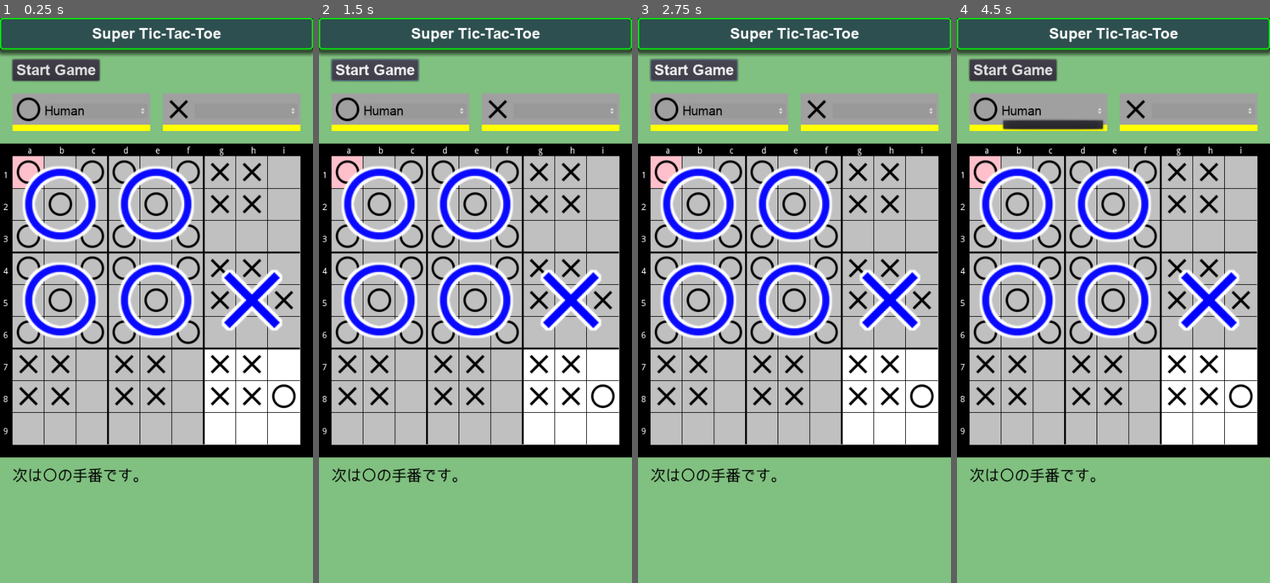
Above: before the commit, frames 1-4 (left to right).
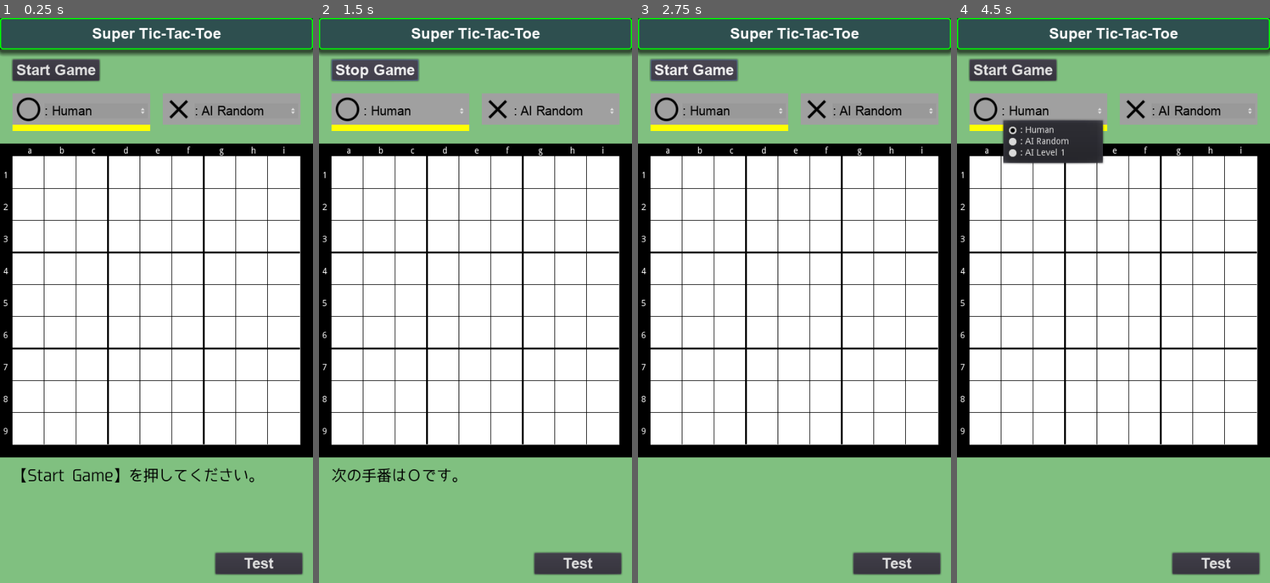
Above: after the commit, the same moments.

Repository: vivisuke/SuperTicTacToe
Game: Godot game, scene res://MainScene.tscn
The game is run twice, just before and just after one commit, with the same random seed, the same clock (stepped at 60 frames per second) and the same inputs.
Inputs (mouse positions are in pixels of both pictures, inside the frame that each line leads up to):
- Up to frame 1 (0.25 s): no input
- Up to frame 2 (1.5 s): click (578, 566) at 0.5 s, where only the run after the commit has a clickable "Test"; click "Start Game" at 1.25 s
- Up to frame 3 (2.75 s): click "Start Game" (after the commit: "Stop Game") at 2 s
- Up to frame 4 (4.5 s): click (1054, 108) at 2.75 s, where only the run before the commit has a clickable "Human"; click "Ｖ" at 3.5 s; click (1054, 108) at 4.25 s, where only the run after the commit has a clickable ": Human"

The runs differ from the first frame. In frame 1, 41% of the frame differs, in the area x 4-97%, y 15-99%; in frame 2, 41%; in frame 3, 40%; in frame 4, 42%.
Error before the commit: Parse Error: Too few arguments for "update_next_board()" call. Expected at least 2. (res://scripts/MainScene.gd:99)

Commit message:
0056 ◎ C 01/05 01/09 0.001│ToDo│Board > ランダムプレイアウト：勝敗引き分け判定

Diff:
--- a/SuperTicTacToe/MainScene.tscn
+++ b/SuperTicTacToe/MainScene.tscn
@@ -217,6 +217,14 @@
 custom_fonts/font = SubResource( 6 )
 text = "Start Game"
 
+[node name="TestButton" type="Button" parent="."]
+margin_left = 344.0
+margin_top = 852.0
+margin_right = 483.0
+margin_bottom = 886.0
+custom_fonts/font = SubResource( 6 )
+text = "Test"
+
 [node name="MaruPlayer" type="ColorRect" parent="."]
 margin_left = 20.0
 margin_top = 120.0
@@ -328,5 +336,6 @@
 custom_styles/normal = SubResource( 10 )
 
 [connection signal="pressed" from="StartStopButton" to="." method="_on_StartStopButton_pressed"]
+[connection signal="pressed" from="TestButton" to="." method="_on_TestButton_pressed"]
 [connection signal="item_selected" from="MaruPlayer/OptionButton" to="." method="_on_MaruOptionButton_item_selected"]
 [connection signal="item_selected" from="BatsuPlayer/OptionButton" to="." method="_on_BatsuOptionButton_item_selected"]
--- a/SuperTicTacToe/scripts/MainScene.gd
+++ b/SuperTicTacToe/scripts/MainScene.gd
@@ -43,13 +43,22 @@
 }
 class Board:
 	var n_put = 0				# 着手数
+	var is_game_over			# 終局状態か？
+	var winner					# 勝者
+	var next_board = -1			# 着手可能ローカルボード [0, 9)、-1 for 全ローカルボードに着手可能
+	var next_color
+	var l_board
+	var g_board
 	var n_put_local = []		# 各ローカルボードの着手数
 	var three_lined_up = []		# 各ローカルボード：三目並んだか？
-	var next_board = -1			# 着手可能ローカルボード [0, 9)、-1 for 全ローカルボードに着手可能
-	var l_board
-	var g_board
+	var rng = RandomNumberGenerator.new()
 	func _init():
+		rng.randomize()		# Setups a time-based seed
+		#rng.seed = 0			# 固定乱数系列
 		n_put = 0
+		is_game_over = false
+		winner = -1
+		next_color = MARU
 		n_put_local = [0, 0, 0, 0, 0, 0, 0, 0, 0]
 		three_lined_up = [false, false, false, false, false, false, false, false, false]
 		next_board = -1
@@ -73,6 +82,13 @@
 			for x in range(N_HORZ/3):
 				txt += ".XO"[g_board[x + y*(N_HORZ/3)]+1]
 			txt += "\n"
+		txt += "\n"
+		if is_game_over:
+			if winner == MARU: txt += "O won.\n"
+			elif winner == BATSU: txt += "X won.\n"
+			else: txt += "draw.\n"
+		else:
+			txt += "next turn color: %s\n" % ("O" if next_color == MARU else "X")
 		print(txt)
 	func is_empty(x : int, y : int):			# ローカルボード内のセル状態取得
 		return l_board[x + y*N_HORZ] == EMPTY
@@ -96,7 +112,14 @@
 		if !three_lined_up[ix] && is_three_stones(x, y):	# 三目並んだ→グローバルボード更新
 			g_board[ix] = col
 			three_lined_up[ix] = true
-		update_next_board()					# next_board 設定
+			if is_three_stones_global(gx, gy):
+				is_game_over = true
+				winner = col
+		if !is_game_over && n_put == N_HORZ*N_VERT:
+			is_game_over = true
+		update_next_board(x, y)					# next_board 設定
+	func change_turn():				# 手番交代
+		next_color = (MARU + BATSU) - next_color
 	func is_three_stones(x : int, y : int):		# 三目並んだか？
 		var x3 : int = x % 3
 		var x0 : int = x - x3		# ローカルボード内左端座標
@@ -159,18 +182,19 @@
 #var next_logical_board = [-1, -1]	# 着手可能ロジカルボード
 var next_board = -1				# [0, 9): 着手可能ロジカルボード、-1 for すべてのボードに着手可能
 var pressedPos = Vector2(0, 0)
+var g_bd
 var rng = RandomNumberGenerator.new()
 
 func _ready():
 	print(Time.get_ticks_usec())
 	#
-	var bd = Board.new()
+	g_bd = Board.new()
 	#print(bd.l_board)
 	#print(bd.g_board)
-	bd.put(0, 0, MARU)
-	bd.put(1, 1, MARU)
-	bd.put(2, 2, MARU)
-	bd.print()
+	#bd.put(0, 0, MARU)
+	#bd.put(1, 1, MARU)
+	#bd.put(2, 2, MARU)
+	g_bd.print()
 	#
 	BOARD_ORG_X = $Board/TileMapLocal.global_position.x
 	BOARD_ORG_Y = $Board/TileMapLocal.global_position.y
@@ -329,10 +353,10 @@
 		var pos = $Board/TileMapLocal.world_to_map(event.position - BOARD_ORG)
 		#print("mouse button")
 		if event.is_pressed():
-			print("pressed")
+			#print("pressed")
 			pressedPos = pos
 		elif pos == pressedPos:
-			print("released")
+			#print("released")
 			#if n_put == 0:
 			#	game_started = true
 			#	return
@@ -371,3 +395,13 @@
 func _on_BatsuOptionButton_item_selected(index):
 	batsu_player = index
 	pass # Replace with function body.
+
+
+func _on_TestButton_pressed():
+	if g_bd.is_game_over: return
+	var p = g_bd.select_random()
+	print(p)
+	g_bd.put(p[0], p[1], g_bd.next_color)
+	g_bd.change_turn()
+	g_bd.print()
+	pass # Replace with function body.
Not shown, changed: SuperTicTacToe.spr
